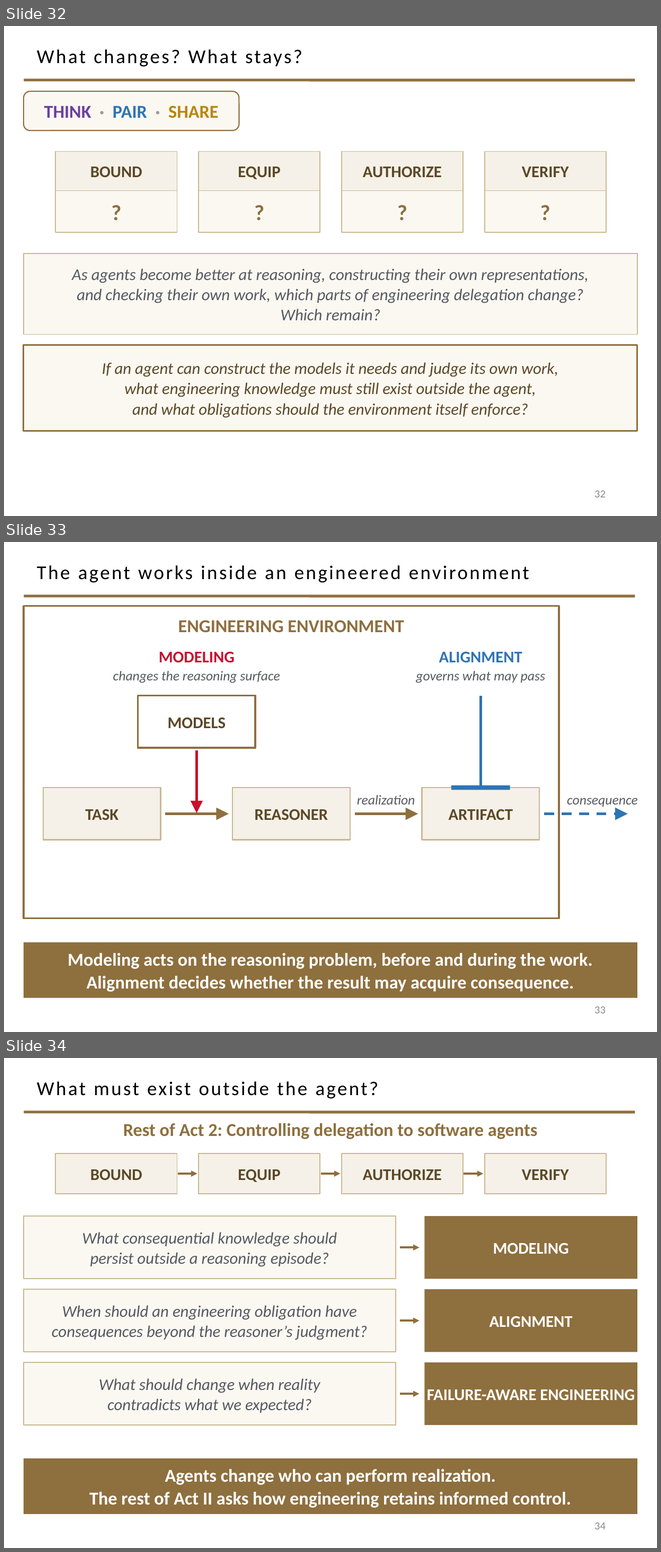
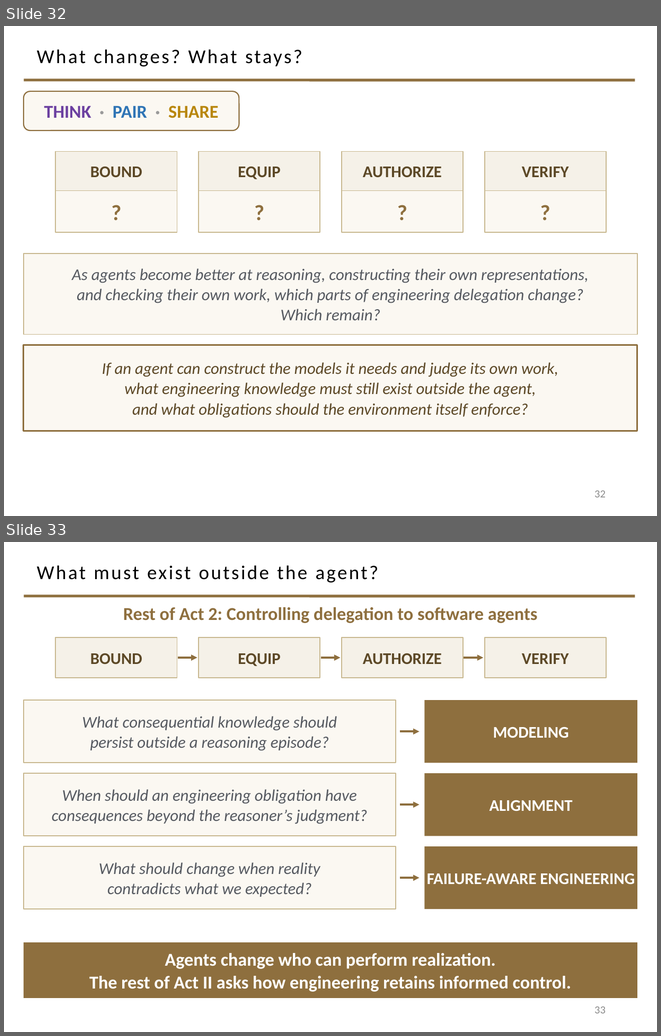
Before and after one commit to davisjam/model-based-agentic-software-engineering, a slide deck: course/lectures/act-2-delegation-and-control/01-delegation/2-1-Agents.pptx. Shown one above the other, each under a label of ours: slides 32, 33 and 34 before the commit, slides 32 and 33 after it. The pictures are 661x1552 and 661x1036 pixels, drawn with LibreOffice and Linux fonts; fonts in the diff are those of the drawing; background and template pictures are left out. Boxes give left, top, right and bottom in pixels: in the first picture for what was removed or moved away, otherwise in the second. Text is boxed around its words. In the diff, an @@ line names an element or a change of style, - is before the commit and + after.

```diff
--- a/course/lectures/act-2-delegation-and-control/01-delegation/2-1-Agents.pptx
+++ b/course/lectures/act-2-delegation-and-control/01-delegation/2-1-Agents.pptx
@@ slide 33 removed at bbox=[4, 542, 657, 1032], background #FFFFFF; not listed: 1 template element that a slide beside it also shows @@
@@ title removed at bbox=[37, 565, 529, 583] @@
-The agent works inside an engineered environment
@@ rectangle removed at bbox=[24, 606, 559, 918] @@
@@ text removed at bbox=[178, 620, 404, 633] @@
-ENGINEERING ENVIRONMENT
@@ text removed at bbox=[113, 651, 280, 683] @@
-MODELING
-changes the reasoning surface
@@ text removed at bbox=[416, 652, 545, 683] @@
-ALIGNMENT
-governs what may pass
@@ rectangle removed at bbox=[138, 696, 255, 748] @@
-MODELS
@@ line removed from (480, 696) to (480, 786) @@
@@ arrow removed from (196, 750) to (196, 813) @@
@@ rectangle removed at bbox=[43, 787, 161, 840] @@
-TASK
@@ rectangle removed at bbox=[232, 787, 350, 840] @@
-REASONER
@@ text removed at bbox=[357, 795, 415, 804] @@
-realization
@@ rectangle removed at bbox=[422, 787, 539, 840] @@
-ARTIFACT
@@ rectangle removed at bbox=[451, 786, 510, 790] @@
@@ text removed at bbox=[567, 797, 638, 806] @@
-consequence
@@ arrow removed from (165, 814) to (229, 814) @@
@@ arrow removed from (355, 814) to (418, 814) @@
@@ arrow removed from (544, 814) to (628, 814) @@
@@ rectangle removed at bbox=[24, 942, 637, 998] @@
-Modeling acts on the reasoning problem, before and during the work.
-Alignment decides whether the result may acquire consequence.
@@ page number removed at bbox=[594, 1006, 606, 1013] @@
-33
@@ what was slide 34 is now slide 33 @@
@@ page number at bbox=[594, 1006, 606, 1013]: text changed @@
-34
+33
```
